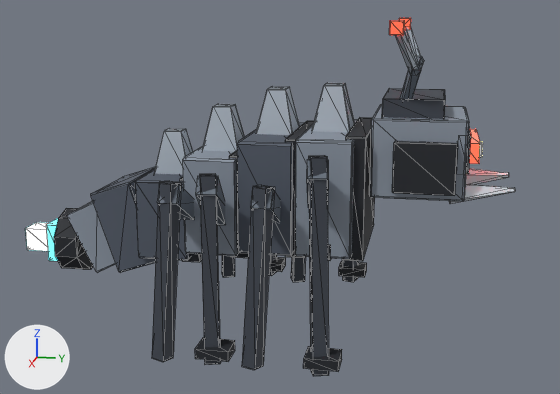
One commit to the glTF model public/models/pets/mecha-crawler.glb: the scene before it, then after it.
Rendered twice from a 50 mm camera at (2.445, 0.413, 1.038) aimed at (0.006, -0.075, 0.428). Lighting does not change. The marker at lower left points along +X, +Y and +Z. The picture after the commit comes second. Mesh edges are drawn as thin lines. Where no turn or scale is listed for an object, it has been applied to the vertices. Vertices at exactly the same position are counted once.

The first picture shows 'body', 'ear.L', 'head', 'leg.BL', 'leg.FL', 'leg.FR', 'tail' and 2 more.
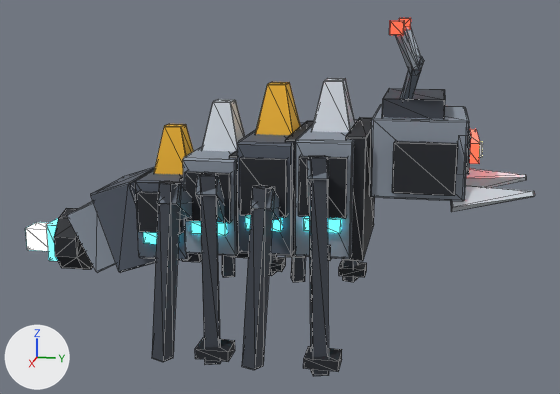
Pixel boxes (x1, y1, x2, y2) of what changed, in the pictures (560 x 394 px; the box of a moved part takes in the faces that stretch with it):
'body', reshaped: before (135, 83, 375, 370); after (135, 78, 375, 370)
'head', reshaped (14% wider, 7% taller): before (369, 88, 515, 204); after (369, 88, 535, 212)
part 1 of me_body, added (black): after (137, 191, 182, 234)
part 2 of me_body, moved or reshaped: before (312, 83, 355, 132); after (312, 78, 355, 132)
part 3 of me_body, moved or reshaped: before (202, 104, 245, 152); after (202, 99, 245, 152)
part 4 of me_body, added: after (304, 217, 341, 233)
part 5 of me_body, added: after (245, 215, 282, 231)
part 6 of me_body, added: after (191, 221, 227, 236)
part 7 of me_body, added: after (143, 232, 157, 244)
part 8 of me_body, moved or reshaped: before (256, 87, 300, 135); after (255, 82, 300, 135)
part 9 of me_body, moved or reshaped: before (154, 128, 193, 175); after (154, 124, 194, 175)
part 10 of me_body, built on: after (185, 156, 347, 260)
part 11 of me_head, moved or reshaped: before (449, 184, 515, 204); after (450, 186, 535, 212)
part 12 of me_head, moved or reshaped: before (466, 169, 509, 185); after (466, 168, 526, 188)

What the commit changed:
Material 'eb.emit.3fe9ff.34' (mat_eb_emit_3fe9ff_34) is new.
Its base color is (0.0497, 0.815, 1.0) (cyan #3fe9ff).
Its roughness is 0.16.
Its emission color is (0.0497, 0.815, 1.0) (cyan #3fe9ff).
Its emission strength is 3.4.
me_body is used by ob_body; location (0.0, -0.12, 0.3).
me_body had 482 vertices, 898 faces and spanned x -0.414..0.414, y -0.396..0.341, z -0.3..0.501.
me_body now has 637 vertices, 1146 faces and spans x -0.414..0.414, y -0.396..0.341, z -0.3..0.516.
me_body part 1: a new loose piece, a box spanning x 0.145..0.185, y -0.38..-0.241, z 0.036..0.166, in mat_blk_1d2128 (black #1d2128).
me_body part 2: the loose piece of 24 vertices spanning x -0.078..0.078, y 0.156..0.285, z 0.341..0.501 is scaled about its middle by (1, 1, 1.06), then moved by (0.0, 0.0, 0.01), in mat_blk_d6dde5 (white #d6dde5).
me_body part 3: the loose piece of 24 vertices spanning x -0.066..0.066, y -0.205..-0.076, z 0.265..0.426 is scaled about its middle by (1, 1, 1.06), then moved by (0.0, 0.0, 0.01), in mat_blk_d6dde5 (white #d6dde5).
me_body part 4: a new loose piece, a box spanning x 0.213..0.248, y 0.165..0.275, z 0.088..0.128, in mat_eb_emit_3fe9ff_34 (cyan #3fe9ff, glowing cyan #3fe9ff).
me_body part 5: a new loose piece, a box spanning x 0.203..0.238, y -0.015..0.095, z 0.08..0.12, in mat_eb_emit_3fe9ff_34 (cyan #3fe9ff, glowing cyan #3fe9ff).
me_body part 6: a new loose piece, a box spanning x 0.178..0.213, y -0.195..-0.086, z 0.048..0.088, in mat_eb_emit_3fe9ff_34 (cyan #3fe9ff, glowing cyan #3fe9ff).
me_body part 7: a new loose piece, a box spanning x 0.148..0.183, y -0.366..-0.256, z -0.002..0.038, in mat_eb_emit_3fe9ff_34 (cyan #3fe9ff, glowing cyan #3fe9ff).
me_body part 8: the loose piece of 24 vertices spanning x -0.074..0.074, y -0.024..0.105, z 0.326..0.486 is scaled about its middle by (1, 1, 1.06), then moved by (0.0, 0.0, 0.01), in mat_blk_f0b429 (orange #f0b429).
me_body part 9: the loose piece of 24 vertices spanning x -0.056..0.056, y -0.375..-0.246, z 0.18..0.341 is scaled about its middle by (1, 1, 1.06), then moved by (0.0, 0.0, 0.01), in mat_blk_f0b429 (orange #f0b429).
me_body part 10: 5 vertices removed from x -0.231..0.231, y 0.195..0.245, z -0.005..0.045; 56 vertices added at x -0.25..0.25, y -0.21..0.291, z -0.005..0.314.
Other edits to the shape of me_body do not show in these pictures.
me_body no longer uses material mat_blk_a8b2bd (grey #a8b2bd).
me_body gains material mat_blk_d6dde5 (white #d6dde5).
me_body gains material mat_eb_emit_3fe9ff_34 (cyan #3fe9ff, glowing cyan #3fe9ff).
me_head is used by ob_head; location (0.0, 0.24, 0.52).
me_head had 200 vertices, 364 faces and spanned x -0.198..0.198, y -0.01..0.416, z -0.064..0.255.
me_head now has 200 vertices, 364 faces and spans x -0.198..0.198, y -0.01..0.471, z -0.087..0.255.
me_head part 11: the loose piece of 16 vertices spanning x 0.078..0.149, y 0.223..0.416, z -0.064..0.006 is turned -4 degrees about the y axis through its middle and scaled by 1.26, then moved by (0.012, 0.03, -0.012).
me_head part 12: the loose piece of 16 vertices spanning x -0.149..-0.079, y 0.223..0.416, z -0.064..0.006 is turned 4 degrees about the y axis through its middle and scaled by 1.26, then moved by (-0.012, 0.03, -0.012).
